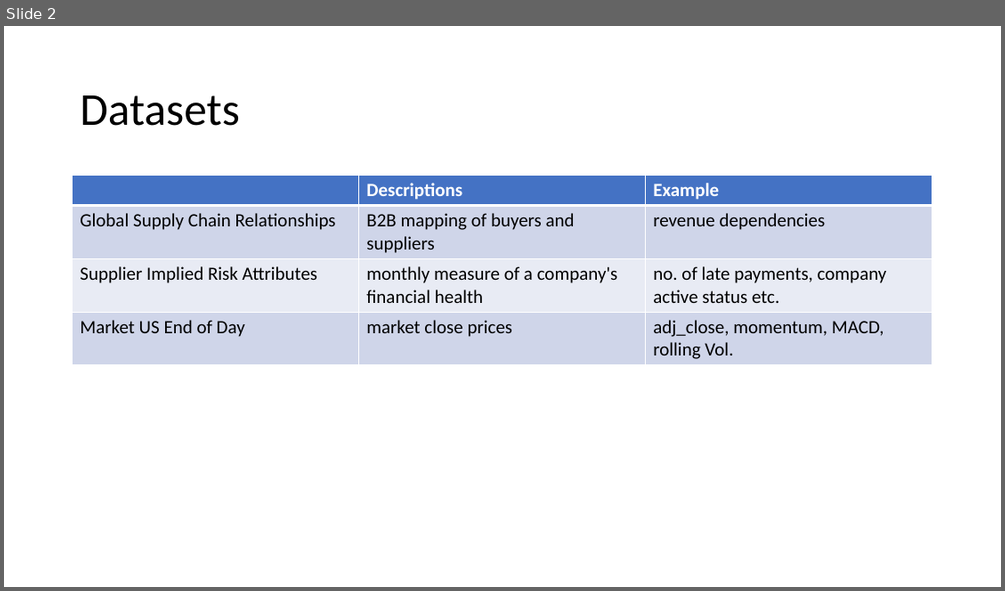
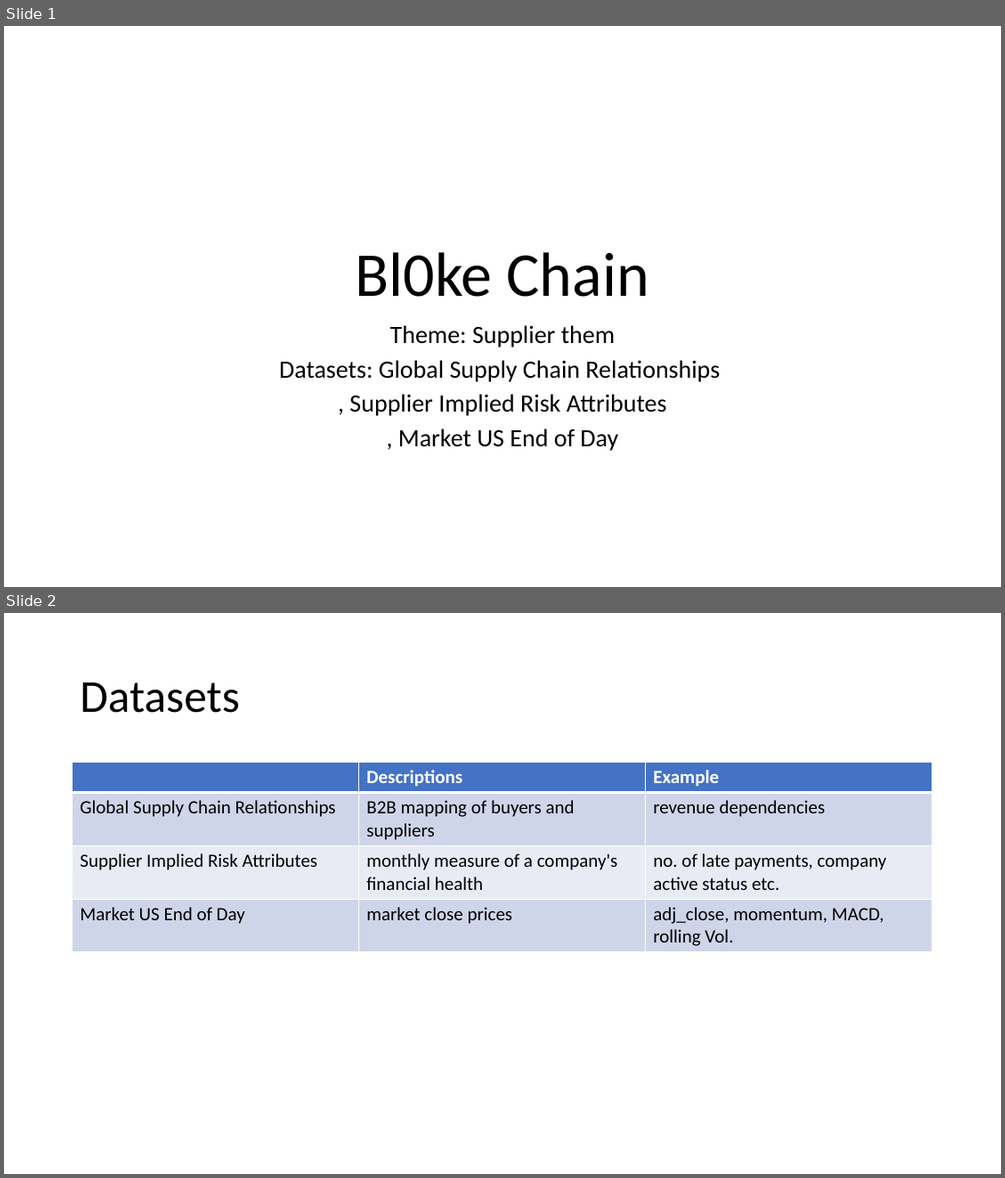
Before and after one commit to PedroCastro/Algothon2019, a slide deck: algothon_submission.pptx. Shown one above the other, each under a label of ours: slide 2 before the commit, slides 1 and 2 after it. The pictures are 1005x591 and 1005x1178 pixels, drawn with LibreOffice and Linux fonts; fonts in the diff are those of the drawing. Boxes give left, top, right and bottom in pixels: in the first picture for what was removed or moved away, otherwise in the second. Text is boxed around its words. In the diff, an @@ line names an element or a change of style, - is before the commit and + after.

```diff
--- a/algothon_submission.pptx
+++ b/algothon_submission.pptx
@@ slide 1 added at (4,26,1001,587), background #FFFFFF @@
@@ title added at (356,252,648,297), 60 pt, text #000000 @@
+Bl0ke Chain
@@ subtitle added at (279,325,720,451), 24 pt, text #000000 @@
+Theme: Supplier them
+Datasets: Global Supply Chain Relationships
+, Supplier Implied Risk Attributes
+, Market US End of Day
```
Also in this commit, not shown: 2 other slides added, 4 slides removed, 1 other file.
